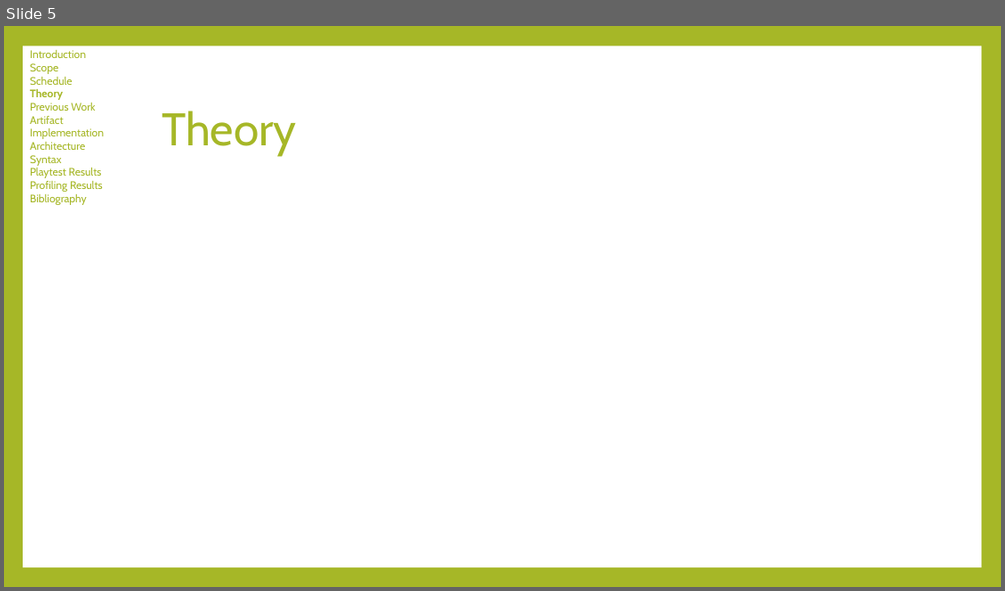
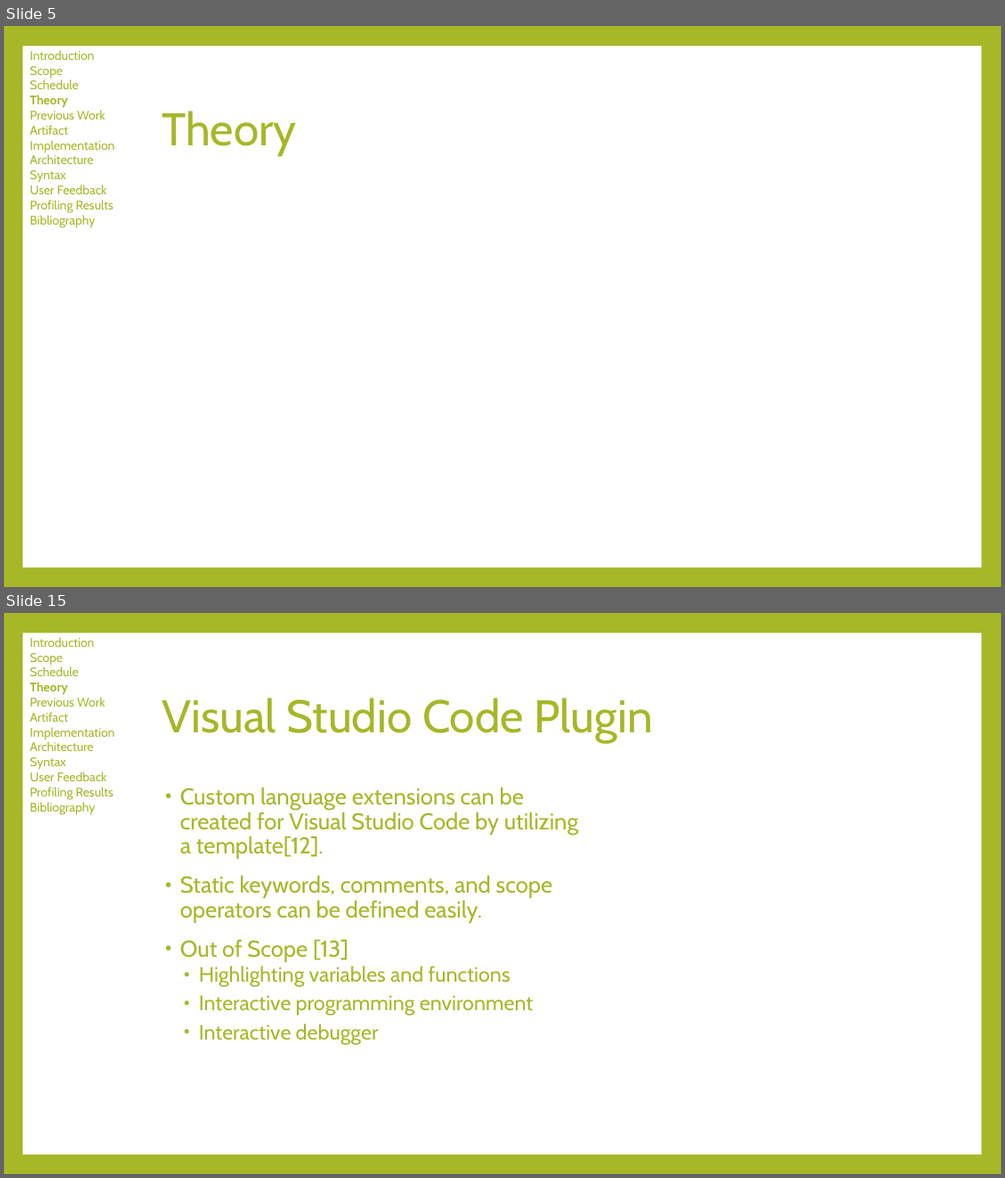
Before and after one commit to tylerwolverton/Guildhall, a slide deck: Zephyr/Documentation/Wolverton_Defense_Slides.pptx. Shown one above the other, each under a label of ours: slide 5 before the commit, slides 5 and 15 after it; the slides between them are not shown. The pictures are 1005x591 and 1005x1178 pixels, drawn with LibreOffice and Linux fonts; fonts in the diff are those of the drawing. Boxes give left, top, right and bottom in pixels: in the first picture for what was removed or moved away, otherwise in the second. Text is boxed around its words. In the diff, an @@ line names an element or a change of style, - is before the commit and + after.

```diff
--- a/Zephyr/Documentation/Wolverton_Defense_Slides.pptx
+++ b/Zephyr/Documentation/Wolverton_Defense_Slides.pptx
@@ slide 15 added at (4, 613, 1001, 1174), background #A6B727; not listed: 1 template element that a slide beside it also shows @@
@@ text added at (30, 637, 114, 815), 12 pt, text #A6B727 @@
+Introduction
+Scope
+Schedule
+Theory
+Previous Work
+Artifact
+Implementation
+Architecture
+Syntax
+User Feedback
+Profiling Results
+Bibliography
@@ title added at (162, 698, 653, 742), 44 pt, text #A6B727 @@
+Visual Studio Code Plugin
@@ text added at (180, 787, 579, 1045), 22 pt, text #A6B727 @@
+• Custom language extensions can be created for Visual Studio Code by utilizing a template[12].
+• Static keywords, comments, and scope operators can be defined easily.
+• Out of Scope [13]
+  • Highlighting variables and functions
+  • Interactive programming environment
+  • Interactive debugger
@@ slide 5 changed as well @@
@@ text at (30, 50, 114, 228): size 10.5 to 12 pt @@
@@ text at (30, 184, 107, 194): text changed; size 10.5 to 12 pt @@
-Playtest Results
+User Feedback
```
Also in this commit, not shown: 11 other slides changed, 13 other slides added.
